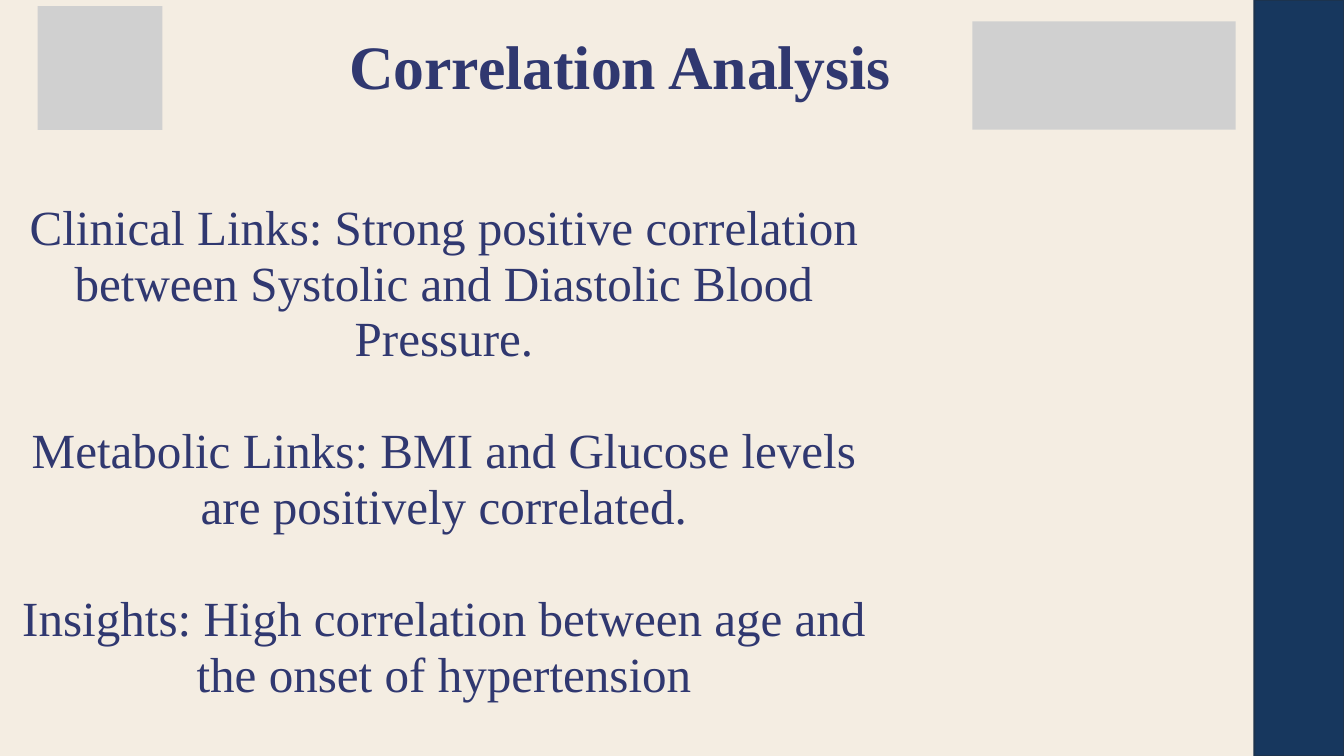
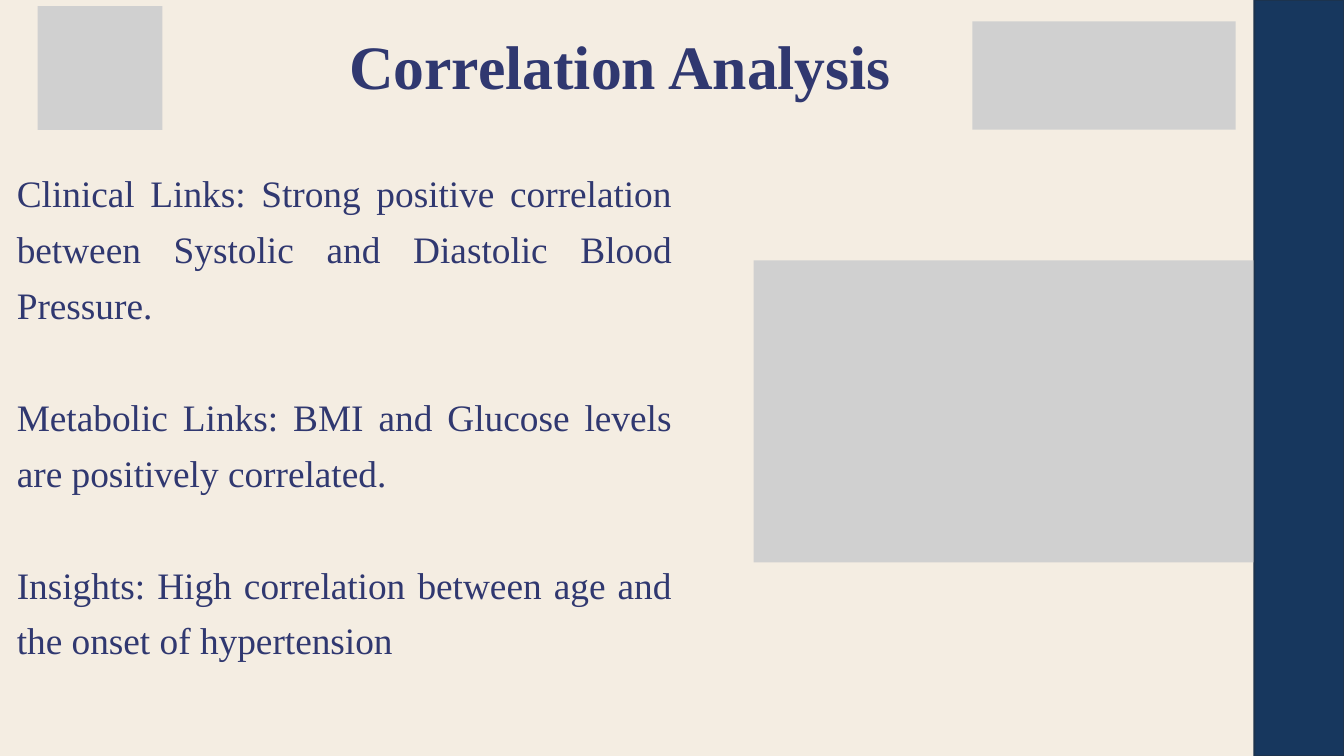
Before and after one commit to 24BAD405-Nishanth/24ADI204_DSV_Team14, a slide deck: slide 12 of FinalPresentation/Team-14-DSV.pptx. Drawn at 1344x756 pixels with LibreOffice and Linux fonts; fonts in the diff are those of the drawing; grey boxes stand for pictures. Boxes give left, top, right and bottom in pixels: in the first picture for what was removed or moved away, otherwise in the second. Text is boxed around its words. In the diff, an @@ line names an element or a change of style, - is before the commit and + after.

```diff
--- a/FinalPresentation/Team-14-DSV.pptx
+++ b/FinalPresentation/Team-14-DSV.pptx
@@ text "Clinical Links: Strong positive correlation ...": place and size @@
-text "Clinical Links: Strong positive correlation ..." at bbox=[22, 211, 866, 701]
+text "Clinical Links: Strong positive correlation ..." at bbox=[17, 181, 672, 662]
@@ text "Clinical Links: Strong positive correlation ..." at bbox=[17, 181, 672, 662]: size 52.5 to 40 pt; alignment centre to justified @@
@@ picture added at bbox=[753, 260, 1253, 562] @@
```
Also in this commit, not shown: 16 other slides changed.
